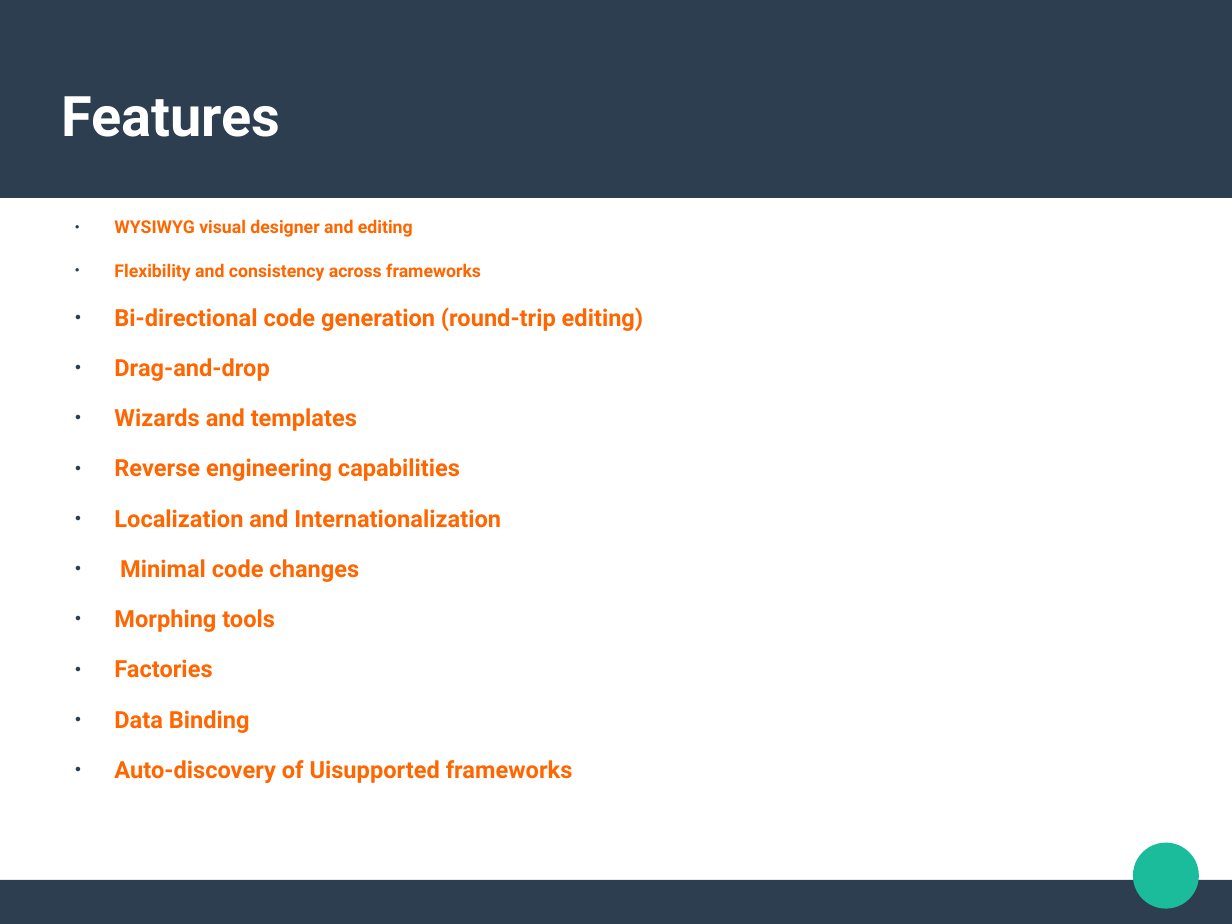
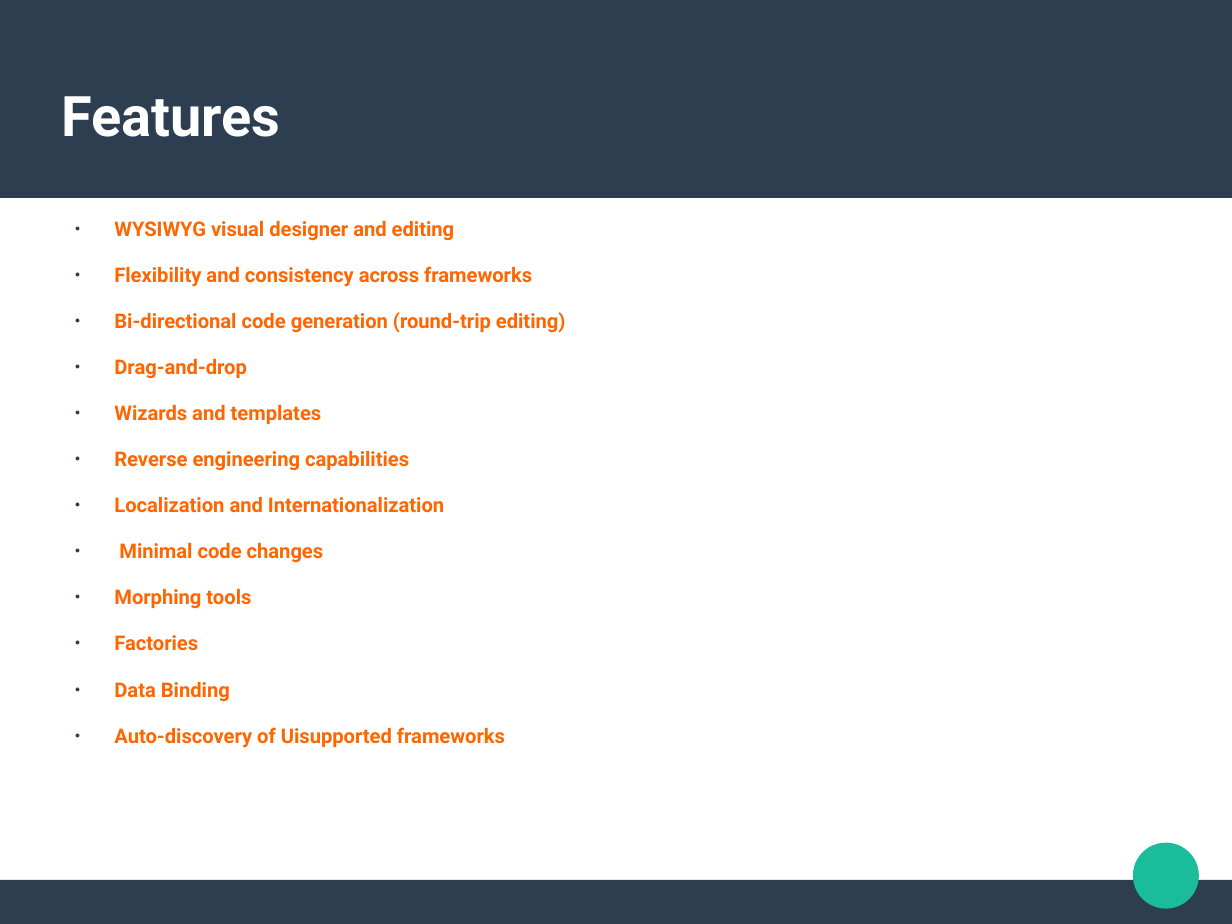
Before and after one commit to alu0100881677/PAI-WindowBuilder, a slide deck: slide 7 of Presentacion.odp. Drawn at 1232x924 pixels with LibreOffice and Linux fonts; fonts in the diff are those of the drawing. Boxes give left, top, right and bottom in pixels: in the first picture for what was removed or moved away, otherwise in the second. Text is boxed around its words. In the diff, an @@ line names an element or a change of style, - is before the commit and + after.

```diff
--- a/Presentacion.odp
+++ b/Presentacion.odp
@@ text "WYSIWYG visual designer and editing" at <box>114,221,566,748</box>: size 11.4 to 12.9 pt in "WYSIWYG visual designer and editing", "Flexibility and consistency across frameworks"; size 15.2 to 12.9 pt in "Bi-directional code generation (round-trip editing)", "Drag-and-drop", "Wizards and templates", "Reverse engineering capabilities" and 6 more places @@
```
Also in this commit, not shown: 4 other slides changed, 2 other files.
